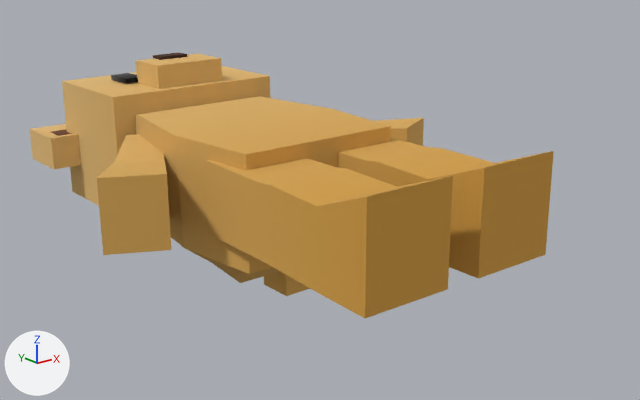
What one commit did to the glTF model modelos/animaciones/idle_tps.glb.
Both versions are drawn from a 50 mm camera at (-0.281, -0.249, 0.132) aimed at (0.007, 0.111, -0.012). Every picture has the same lights, and +X, +Y and +Z are marked at lower left. Where no turn or scale is listed for an object, it has been applied to the vertices.
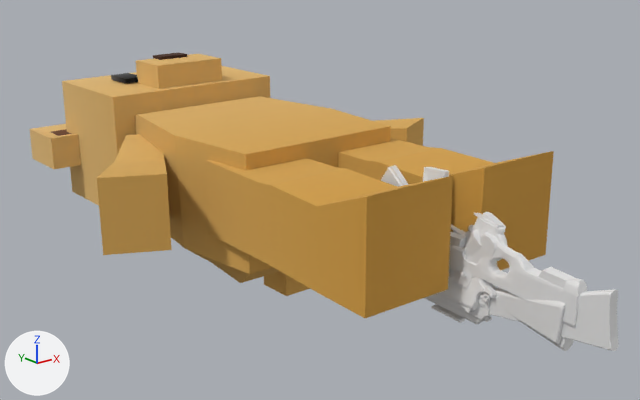
Diff of the bpy script that builds the scene:
```diff
--- a/modelos/animaciones/idle_tps.glb.py
+++ b/modelos/animaciones/idle_tps.glb.py
@@ mat_material_003 @@
+mat_material_003 = principled_material('Material.003')
+mat_material_003.base_color = (0.8, 0.8, 0.8)  # white #e7e7e7
+mat_material_003.roughness = 0.69
@@ mat_material_006 @@
+mat_material_006 = principled_material('Material.006')
+mat_material_006.base_color = (0.8, 0.8, 0.8)  # white #e7e7e7
+mat_material_006.roughness = 0.69
@@ mat_material_001 @@
+mat_material_001 = principled_material('Material.001')
+mat_material_001.base_color = (0.8, 0.8, 0.8)  # white #e7e7e7
+mat_material_001.roughness = 0.553
@@ mat_material_002 @@
+mat_material_002 = principled_material('Material.002')
+mat_material_002.base_color = (0.8, 0.8, 0.8)  # white #e7e7e7
+mat_material_002.roughness = 0.553
@@ mat_material_005 @@
+mat_material_005 = principled_material('Material.005')
+mat_material_005.base_color = (0.8, 0.8, 0.8)  # white #e7e7e7
+mat_material_005.roughness = 0.69
@@ mat_material @@
+mat_material = principled_material('Material')
+mat_material.base_color = (0.8, 0.8, 0.8)  # white #e7e7e7
+mat_material.roughness = 0.69
@@ mat_material_004 @@
+mat_material_004 = principled_material('Material.004')
+mat_material_004.base_color = (0.8, 0.8, 0.8)  # white #e7e7e7
+mat_material_004.roughness = 0.69
@@ me_cube_010 @@
+me_cube_010.from_pydata(...)  # 890 vertices, 1626 faces; spans x -0.008..0.007, y -0.077..0.076, z -0.022..0.012
+# faces by material slot: [1438, 188]
+me_cube_010.materials.append(mat_material_003)  # white #e7e7e7
@@ me_cube_025 @@
+me_cube_025.from_pydata(...)  # 2853 vertices, 5075 faces; spans x -0.0082..0.0025, y -0.1197..0.0125, z -0.0142..0.038
+# faces by material slot: [1150, 3925]
+me_cube_025.materials.append(mat_material_006)  # white #e7e7e7
@@ me_cube_005 @@
+me_cube_005.from_pydata(...)  # 3945 vertices, 6928 faces; spans x -0.008..0.007, y -0.096..0.089, z -0.036..0.024
+# faces by material slot: [196, 2071, 4661]
+me_cube_005.materials.append(mat_material_001)  # white #e7e7e7
+me_cube_005.materials.append(mat_material_002)  # white #e7e7e7
@@ me_cube_020 @@
+me_cube_020.from_pydata(...)  # 2186 vertices, 3982 faces; spans x -0.006..0.006, y -0.093..0.101, z -0.016..0.018
+# faces by material slot: [2885, 1097]
+me_cube_020.materials.append(mat_material_005)  # white #e7e7e7
@@ me_cylinder @@
+me_cylinder.from_pydata(...)  # 2816 vertices, 5255 faces; spans x -0.007..0.006, y -0.109..0.112, z -0.033..0.032
+# faces by material slot: [778, 4477]
+me_cylinder.materials.append(mat_material)  # white #e7e7e7
@@ me_cylinder_005 @@
+me_cylinder_005.from_pydata(...)  # 1694 vertices, 3240 faces; spans x -0.0081..0.0055, y -0.0356..0.0336, z -0.0221..0.0239
+# faces by material slot: [1750, 1490]
+me_cylinder_005.materials.append(mat_material_004)  # white #e7e7e7
@@ ob_weapon_pump @@
+ob_weapon_pump = bpy.data.objects.new('weapon_pump', me_cube_010)
+ob_weapon_pump.location = (0.0054, 0.0562, -0.0061)
@@ ob_weapon_mp5 @@
+ob_weapon_mp5 = bpy.data.objects.new('weapon_mp5', me_cube_025)
+ob_weapon_mp5.location = (0.0048, 0.0639, -0.0197)
@@ ob_weapon_m4a6 @@
+ob_weapon_m4a6 = bpy.data.objects.new('weapon_m4a6', me_cube_005)
+ob_weapon_m4a6.location = (0.0021, 0.0389, 0.0001)
@@ ob_weapon_awp @@
+ob_weapon_awp = bpy.data.objects.new('weapon_awp', me_cube_020)
+ob_weapon_awp.location = (-0.001, 0.0324, -0.0148)
@@ ob_weapon_ak @@
+ob_weapon_ak = bpy.data.objects.new('weapon_ak', me_cylinder)
+ob_weapon_ak.location = (-0.0014, 0.0321, -0.0094)
@@ ob_weapon_1911 @@
+ob_weapon_1911 = bpy.data.objects.new('weapon_1911', me_cylinder_005)
+ob_weapon_1911.location = (0.0021, 0.0151, -0.0142)
```

Where the change shows, as pixel boxes [x1, y1, x2, y2] in the pictures (640 x 400 px):
'weapon_ak', added
    after: [381, 165, 619, 351]
    faces in mat_material (white #e7e7e7): [425, 232, 619, 351]
'weapon_awp', added
    after: [449, 232, 587, 327]
    faces in mat_material_005 (white #e7e7e7): [449, 241, 573, 302]
'weapon_mp5', added
    after: [464, 230, 565, 345]
'weapon_1911', added
    after: [437, 213, 505, 313]
    faces in mat_material_004 (white #e7e7e7): [451, 217, 505, 298]
'weapon_m4a6', added
    after: [423, 167, 574, 351]
    faces in mat_material_002 (white #e7e7e7): [449, 212, 574, 351]
'weapon_pump', added
    after: [492, 232, 508, 261]
